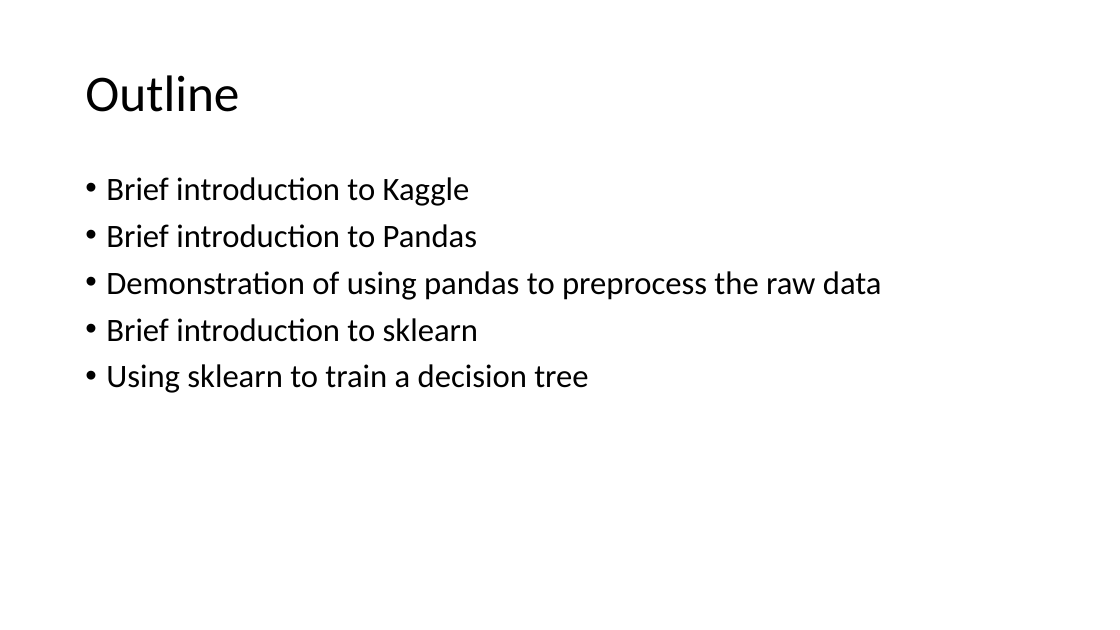
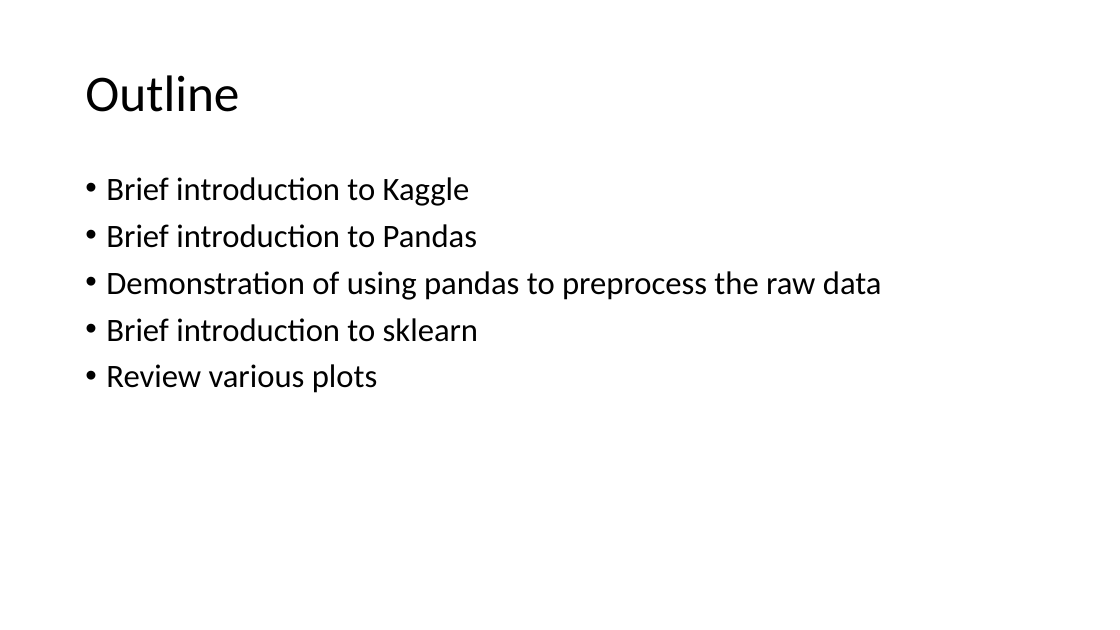
Before and after one commit to jiaxinxie97/COMP4331, a slide deck: slide 2 of tut3/tut3.pptx. Drawn at 1120x630 pixels with LibreOffice and Linux fonts; fonts in the diff are those of the drawing. Boxes give left, top, right and bottom in pixels: in the first picture for what was removed or moved away, otherwise in the second. Text is boxed around its words. In the diff, an @@ line names an element or a change of style, - is before the commit and + after.

```diff
--- a/tut3/tut3.pptx
+++ b/tut3/tut3.pptx
@@ text at box(106, 364, 377, 393): text changed @@
-• Using sklearn to train a decision tree
+• Review various plots
```
Also in this commit, not shown: 1 other slide changed, 6 slides added, 2 slides removed, 6 other files.
